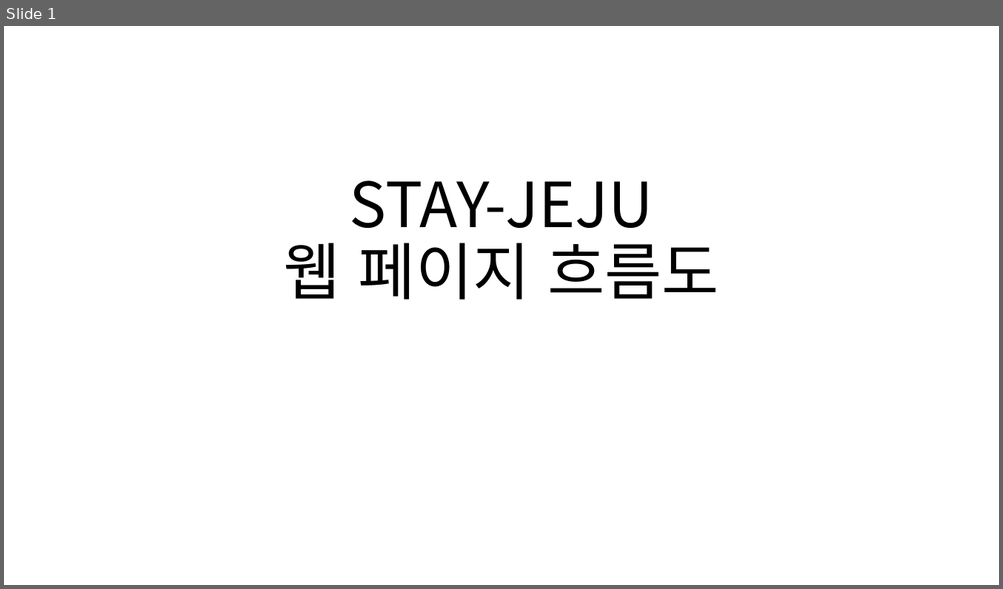
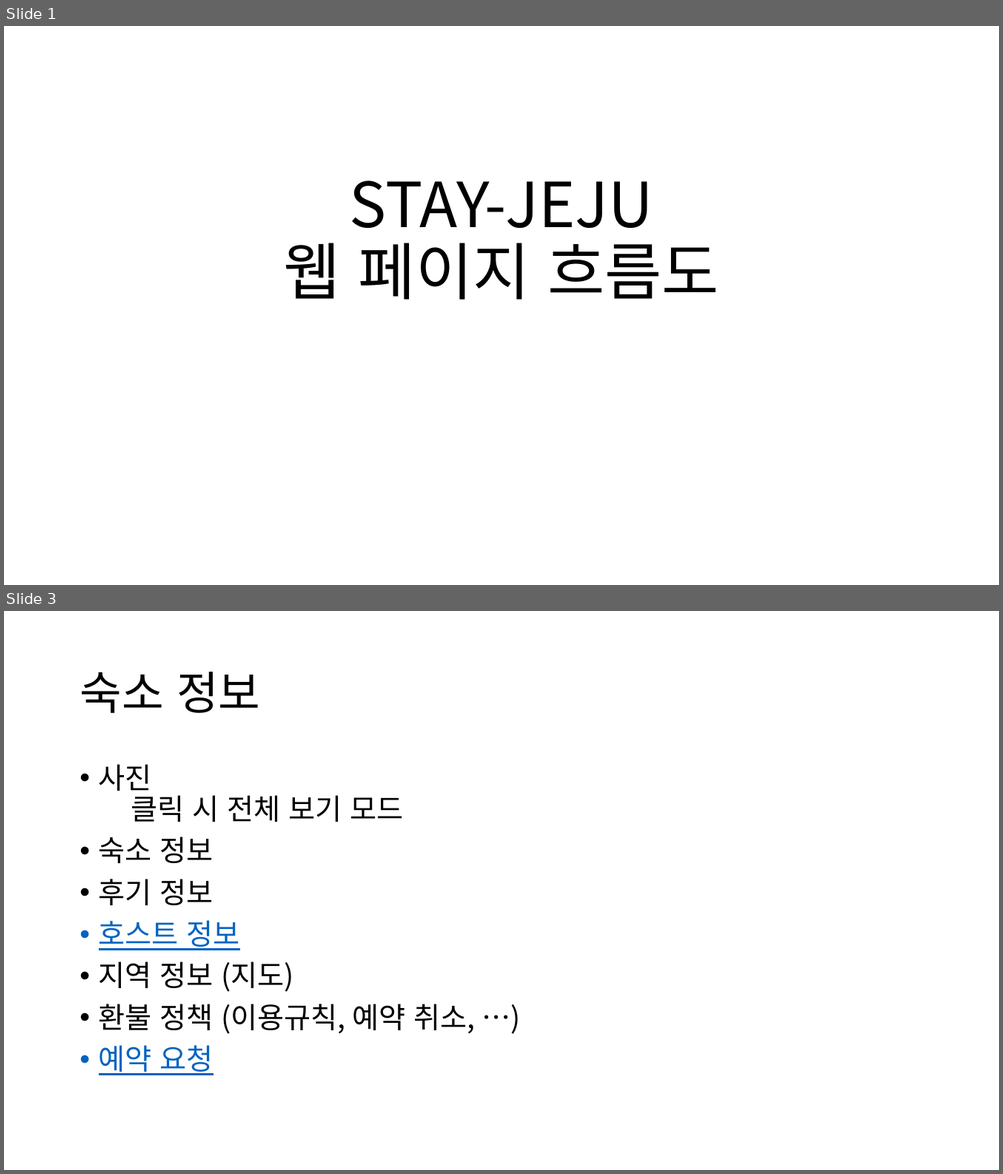
Before and after one commit to chyoojun/stay-jeju, a slide deck: doc/웹 페이지 흐름도.pptx. Shown one above the other, each under a label of ours: slide 1 before the commit, slides 1 and 3 after it; the slides between them are not shown. The pictures are 1003x589 and 1003x1174 pixels, drawn with LibreOffice and Linux fonts; fonts in the diff are those of the drawing. Boxes give left, top, right and bottom in pixels: in the first picture for what was removed or moved away, otherwise in the second. Text is boxed around its words. In the diff, an @@ line names an element or a change of style, - is before the commit and + after.

```diff
--- a/doc/웹 페이지 흐름도.pptx
+++ b/doc/웹 페이지 흐름도.pptx
@@ slide 3 added at box(4, 611, 999, 1170), background #FFFFFF @@
@@ title added at box(79, 672, 260, 713), 44 pt, text #000000 @@
+숙소 정보
@@ text added at box(99, 764, 475, 1076), 28 pt, text #000000 @@
+• 사진
+  클릭 시 전체 보기 모드
+• 숙소 정보
+• 후기 정보
+• 호스트 정보
+• 지역 정보 (지도)
+• 환불 정책 (이용규칙, 예약 취소, …)
+• 예약 요청
```
Also in this commit, not shown: 23 other slides added, 1 slide removed.
